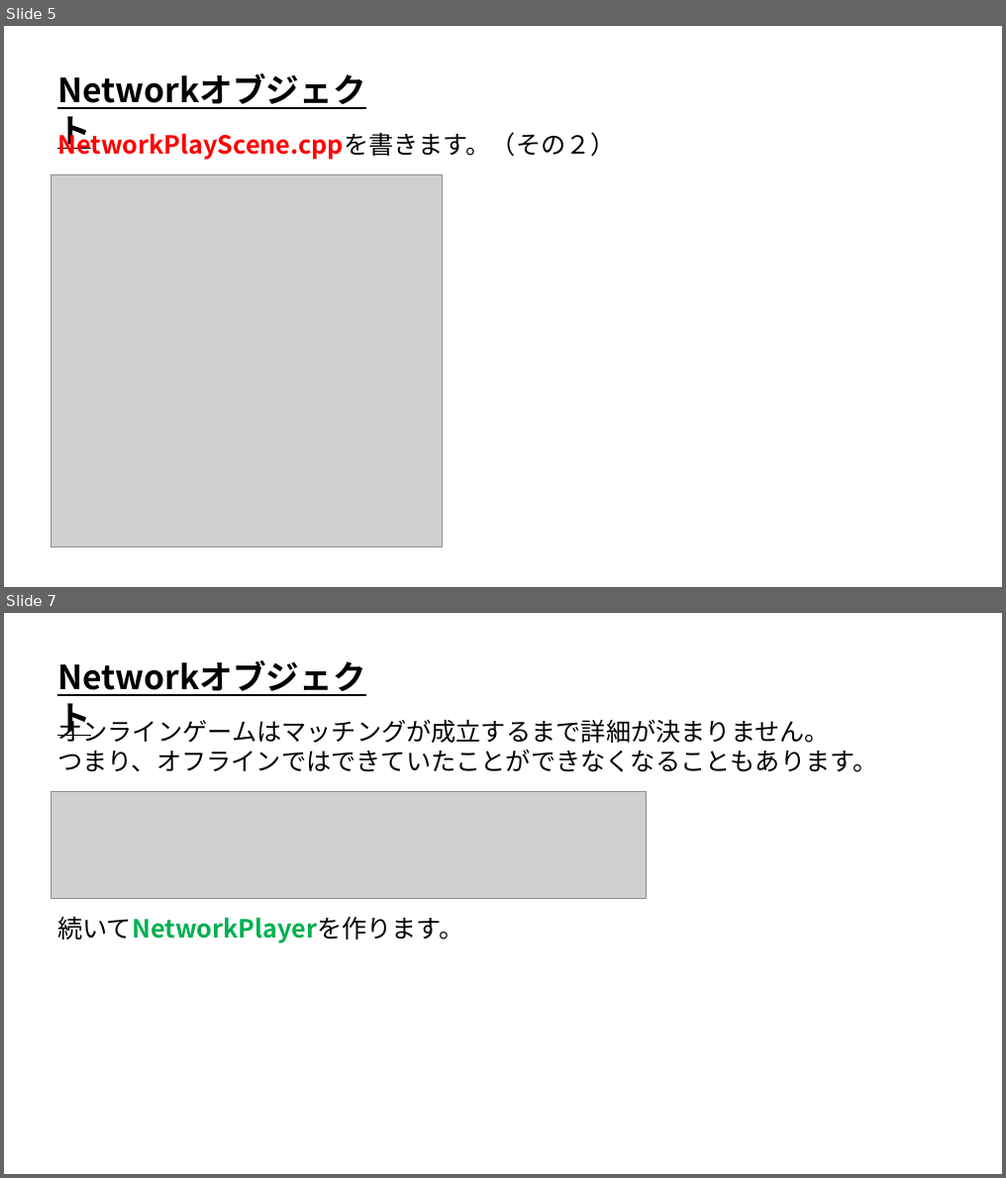
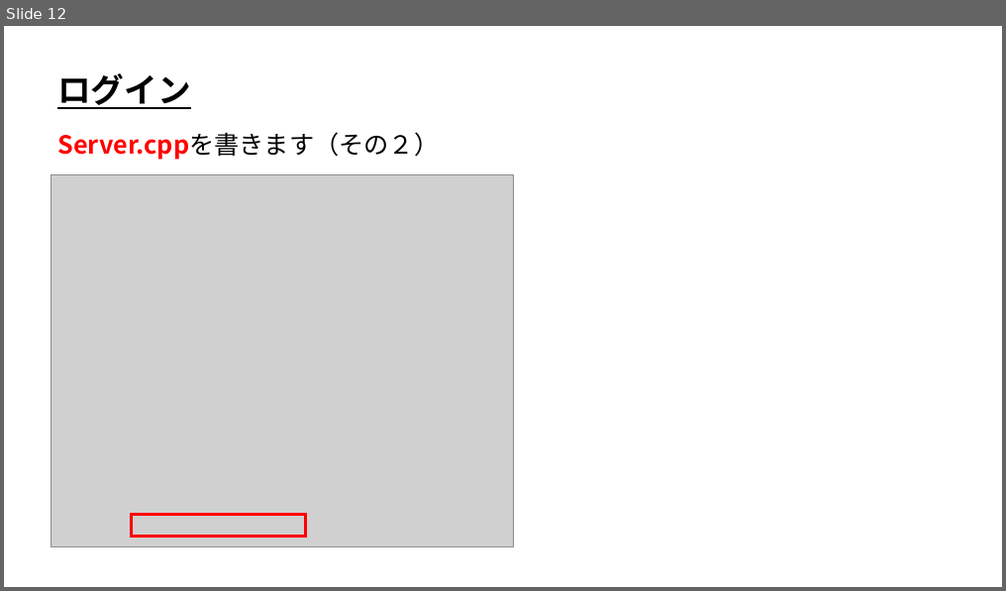
Before and after one commit to ArakiYusuke-Ohara/Textbook, a slide deck: ゲーム科3年/00_前期/オンラインゲームプログラミングⅠ/09_ログイン.pptx. Shown one above the other, each under a label of ours: slides 5 and 7 before the commit, slide 12 after it; the slides between them are not shown. The pictures are 1006x1178 and 1006x591 pixels, drawn with LibreOffice and Linux fonts; fonts in the diff are those of the drawing; grey boxes stand for pictures. Boxes give left, top, right and bottom in pixels: in the first picture for what was removed or moved away, otherwise in the second. Text is boxed around its words. In the diff, an @@ line names an element or a change of style, - is before the commit and + after.

Commit message:
ログイン授業作成

```diff
--- a/ゲーム科3年/00_前期/オンラインゲームプログラミングⅠ/09_ログイン.pptx
+++ b/ゲーム科3年/00_前期/オンラインゲームプログラミングⅠ/09_ログイン.pptx
@@ slide 7 removed at (x1=4, y1=613, x2=1002, y2=1174), background #FFFFFF @@
@@ text removed at (x1=51, y1=654, x2=406, y2=701) @@
-Networkオブジェクト
@@ text removed at (x1=57, y1=715, x2=877, y2=772) @@
-オンラインゲームはマッチングが成立するまで詳細が決まりません。
-つまり、オフラインではできていたことができなくなることもあります。
@@ picture removed at (x1=51, y1=792, x2=647, y2=898) @@
@@ text removed at (x1=57, y1=916, x2=463, y2=944) @@
-続いてNetworkPlayerを作ります。
@@ what was slide 5 is now slide 12 @@
@@ slide 12 changed as well @@
@@ text removed at (x1=51, y1=67, x2=406, y2=114) @@
-Networkオブジェクト
@@ text added at (x1=57, y1=74, x2=190, y2=109), 32 pt, text #000000, bold, underline @@
+ログイン
@@ text at (x1=57, y1=132, x2=439, y2=160): text changed @@
-NetworkPlayScene.cppを書きます。（その２）
+Server.cppを書きます（その２）
@@ picture resized from (x1=51, y1=174, x2=443, y2=547) to (x1=51, y1=174, x2=513, y2=547) @@
@@ rectangle added at (x1=132, y1=515, x2=305, y2=537), outline #FF0000 3 pt @@
```
Also in this commit, not shown: 2 other slides changed, 12 slides added, 10 other slides removed, 51 other files.
